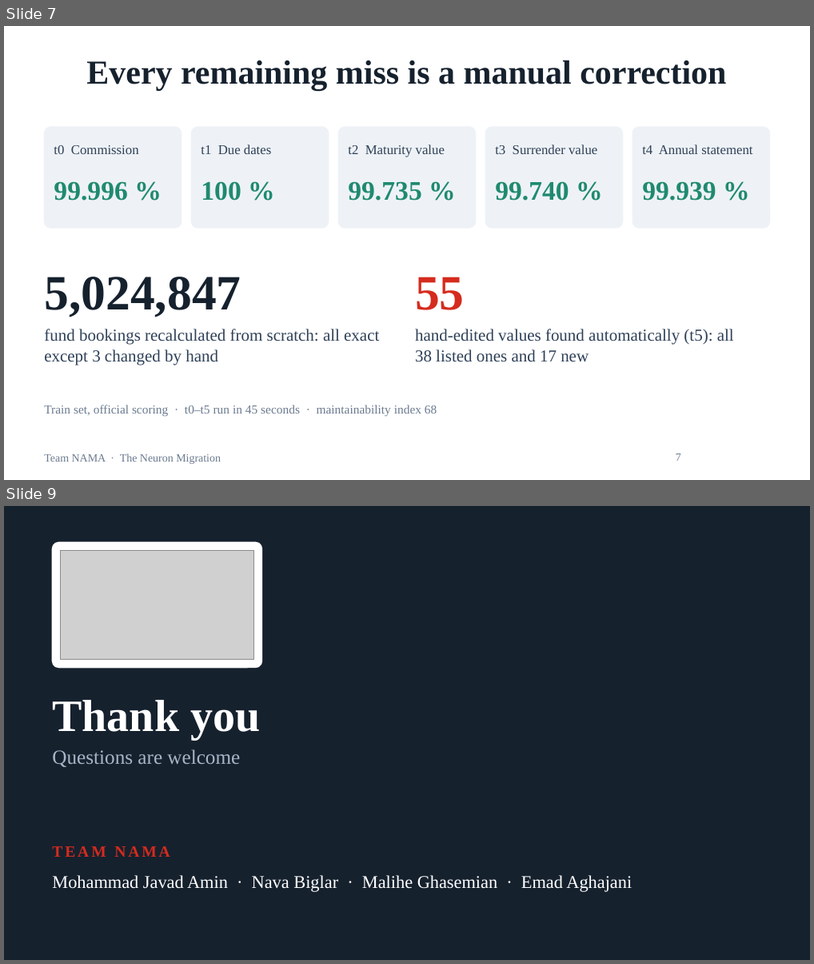
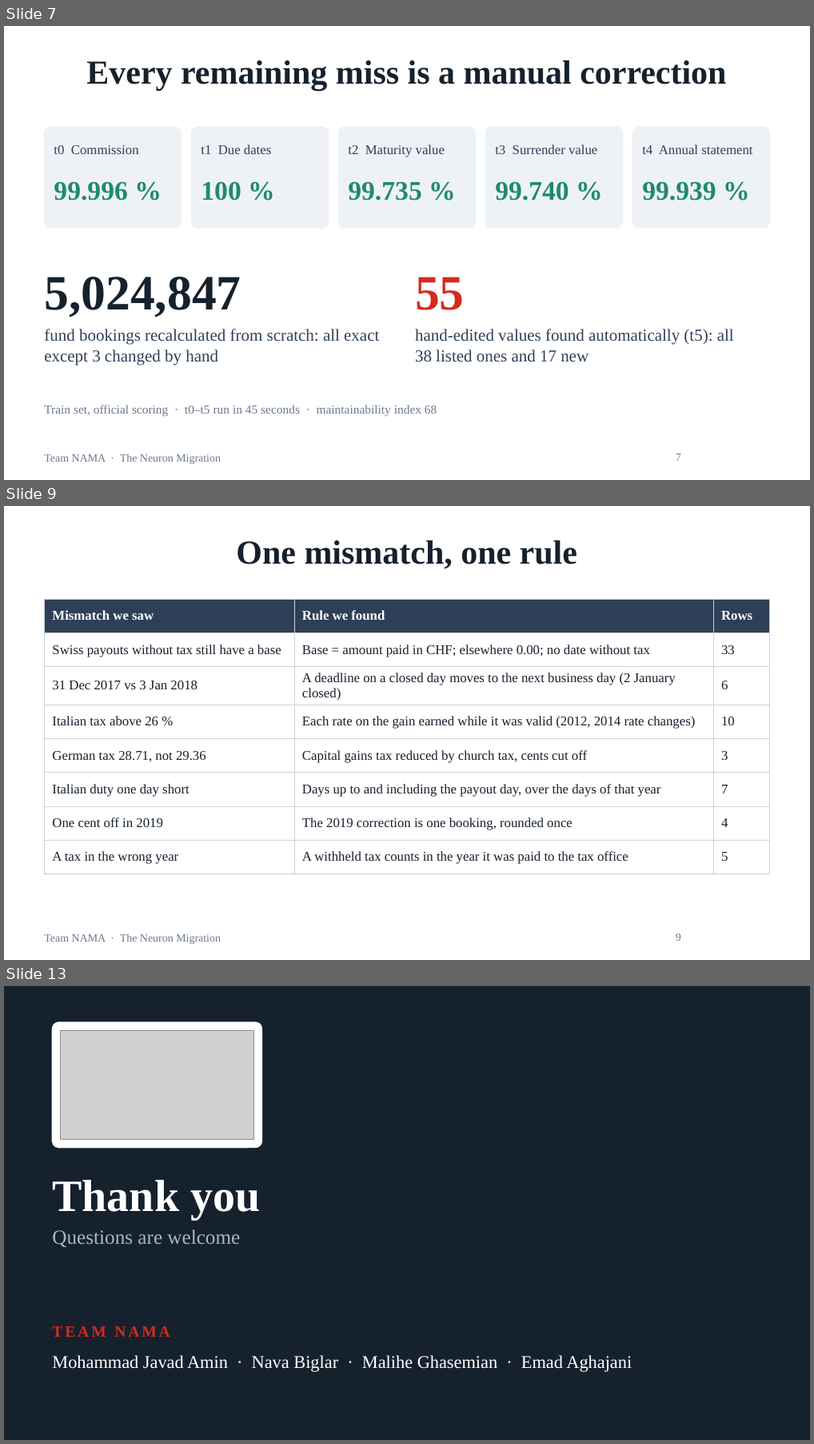
Before and after one commit to mj-amin-ece/Lifeware-Challenge, a slide deck: presentation/NAMA_Neuron_Migration.pptx. Shown one above the other, each under a label of ours: slides 7 and 9 before the commit, slides 7, 9 and 13 after it; the slides between them are not shown. The pictures are 814x964 and 814x1444 pixels, drawn with LibreOffice and Linux fonts; fonts in the diff are those of the drawing; grey boxes stand for pictures; background and template pictures are left out. Boxes give left, top, right and bottom in pixels: in the first picture for what was removed or moved away, otherwise in the second. Text is boxed around its words. In the diff, an @@ line names an element or a change of style, - is before the commit and + after.

Commit message:
Deck and video script: five t7 slides (method, one rule per mismatch, Italian split, results, the law) with the new plots

```diff
--- a/presentation/NAMA_Neuron_Migration.pptx
+++ b/presentation/NAMA_Neuron_Migration.pptx
@@ slide 9 added at (4,506,810,960), background #FFFFFF; not listed: 1 template element that a slide beside it also shows @@
@@ title added at (236,540,578,569), 30 pt, text #16212E, bold @@
+One mismatch, one rule
@@ table added at (44,599,770,867), 8 rows, 3 columns @@
+Mismatch we saw | Rule we found | Rows
+Swiss payouts without tax still have a base | Base = amount paid in CHF; elsewhere 0.00; no date without tax | 33
+31 Dec 2017 vs 3 Jan 2018 | A deadline on a closed day moves to the next business day (2 January closed) | 6
+Italian tax above 26 % | Each rate on the gain earned while it was valid (2012, 2014 rate changes) | 10
+German tax 28.71, not 29.36 | Capital gains tax reduced by church tax, cents cut off | 3
+Italian duty one day short | Days up to and including the payout day, over the days of that year | 7
+One cent off in 2019 | The 2019 correction is one booking, rounded once | 4
+A tax in the wrong year | A withheld tax counts in the year it was paid to the tax office | 5
@@ page number added at (676,933,682,940), 10 pt, text #6B7A8F @@
+9
@@ what was slide 9 is now slide 13 @@
```
Also in this commit, not shown: 4 other slides added, 1 slide removed, 2 other files.
